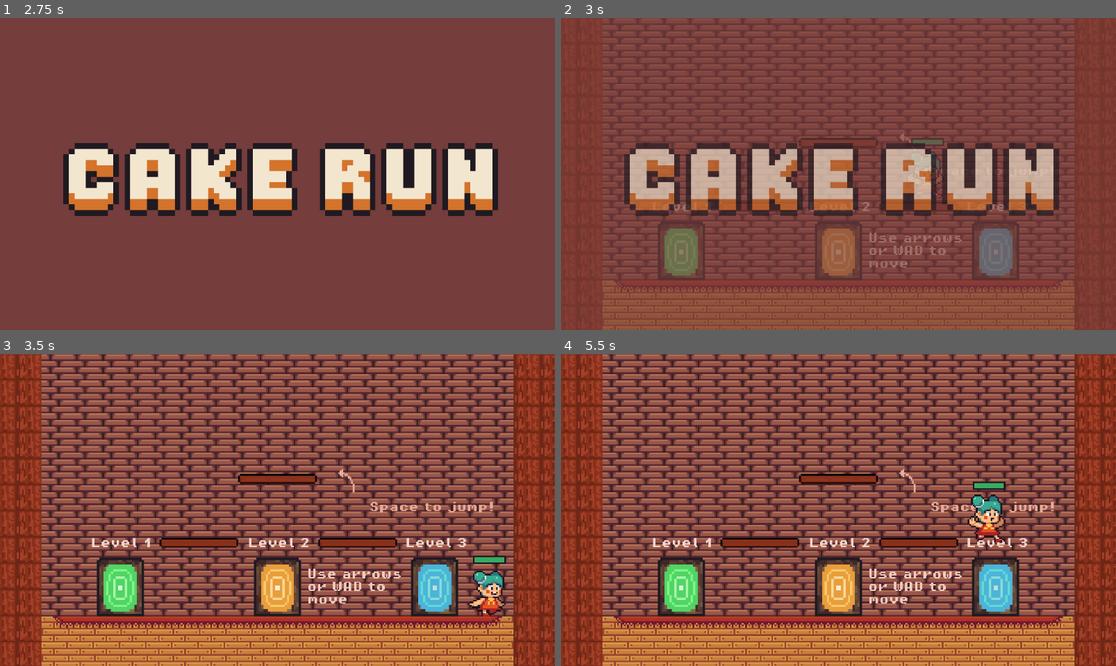
Above: before the commit, frames 1-4 (two rows, left to right).
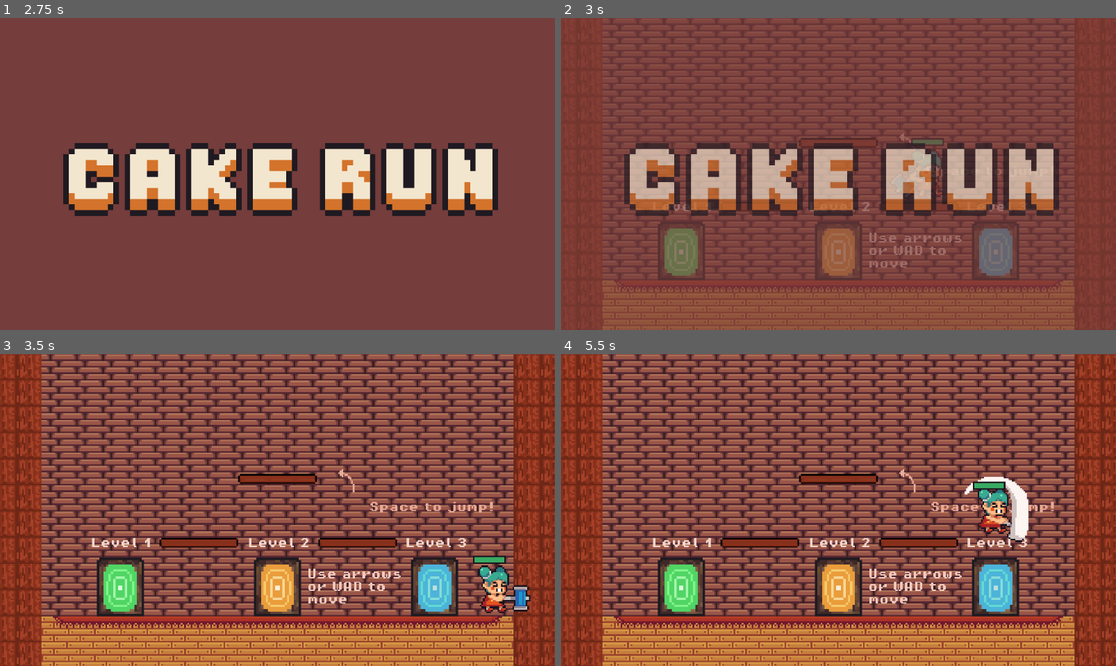
Above: after the commit, the same moments.

Repository: CakeRun/Vaerkstedsuge.github-brug-denne
Game: Godot game, scene res://main_scenes/tutroial_scene/MainTutorialScene.tscn
The game is run twice, just before and just after one commit, with the same random seed, the same clock (stepped at 60 frames per second) and the same inputs.
Inputs:
- Up to frame 1 (2.75 s): tap Enter at 0.5, 2 s; hold D (move_right) 0.53-2.03 s; tap F (attack, bound only after the commit) at 0.6 s; tap Space (jump) at 0.77, 1.25, 1.52 s; tap X (attack, bound only before the commit) at 1.35 s; hold A (move_left) from 2.03 s (still down); tap E (enter) at 2.1 s
- Up to frame 2 (3 s): tap Space (jump) at 2.75 s; release A (move_left) at 2.78 s; hold D (move_right) from 2.78 s (still down); tap F (attack, bound only after the commit) at 2.85 s
- Up to frame 3 (3.5 s): keep holding D (move_right); tap Space (jump) at 3.02 s
- Up to frame 4 (5.5 s): tap X (attack, bound only before the commit) at 3.6 s; tap Space (jump) at 3.77, 4.52 s; release D (move_right) at 4.28 s; hold A (move_left) 4.28-5.03 s; tap E (enter) at 4.35 s; hold D (move_right) from 5.03 s (still down); tap F (attack, bound only after the commit) at 5.1 s

Frame 1 is identical in both runs. In frame 2, 0.1% of the frame differs, in the area x 62-69%, y 42-58%; in frame 3, 1.0%; in frame 4, 1.6%, in the area x 72-85%, y 39-61%.

Commit message:
Input Map ændringer

Diff:
--- a/GoDot/project.godot
+++ b/GoDot/project.godot
@@ -42,12 +42,14 @@
 }
 attack={
 "deadzone": 0.5,
-"events": [Object(InputEventKey,"resource_local_to_scene":false,"resource_name":"","device":-1,"window_id":0,"alt_pressed":false,"shift_pressed":false,"ctrl_pressed":false,"meta_pressed":false,"pressed":false,"keycode":0,"physical_keycode":88,"key_label":0,"unicode":120,"echo":false,"script":null)
+"events": [Object(InputEventKey,"resource_local_to_scene":false,"resource_name":"","device":-1,"window_id":0,"alt_pressed":false,"shift_pressed":false,"ctrl_pressed":false,"meta_pressed":false,"pressed":false,"keycode":0,"physical_keycode":70,"key_label":0,"unicode":102,"echo":false,"script":null)
+, Object(InputEventKey,"resource_local_to_scene":false,"resource_name":"","device":-1,"window_id":0,"alt_pressed":false,"shift_pressed":false,"ctrl_pressed":false,"meta_pressed":false,"pressed":false,"keycode":0,"physical_keycode":4194325,"key_label":0,"unicode":0,"echo":false,"script":null)
 ]
 }
 enter={
 "deadzone": 0.5,
 "events": [Object(InputEventKey,"resource_local_to_scene":false,"resource_name":"","device":-1,"window_id":0,"alt_pressed":false,"shift_pressed":false,"ctrl_pressed":false,"meta_pressed":false,"pressed":false,"keycode":0,"physical_keycode":69,"key_label":0,"unicode":101,"echo":false,"script":null)
+, Object(InputEventKey,"resource_local_to_scene":false,"resource_name":"","device":-1,"window_id":0,"alt_pressed":false,"shift_pressed":false,"ctrl_pressed":false,"meta_pressed":false,"pressed":false,"keycode":0,"physical_keycode":4194309,"key_label":0,"unicode":0,"echo":false,"script":null)
 ]
 }
 
